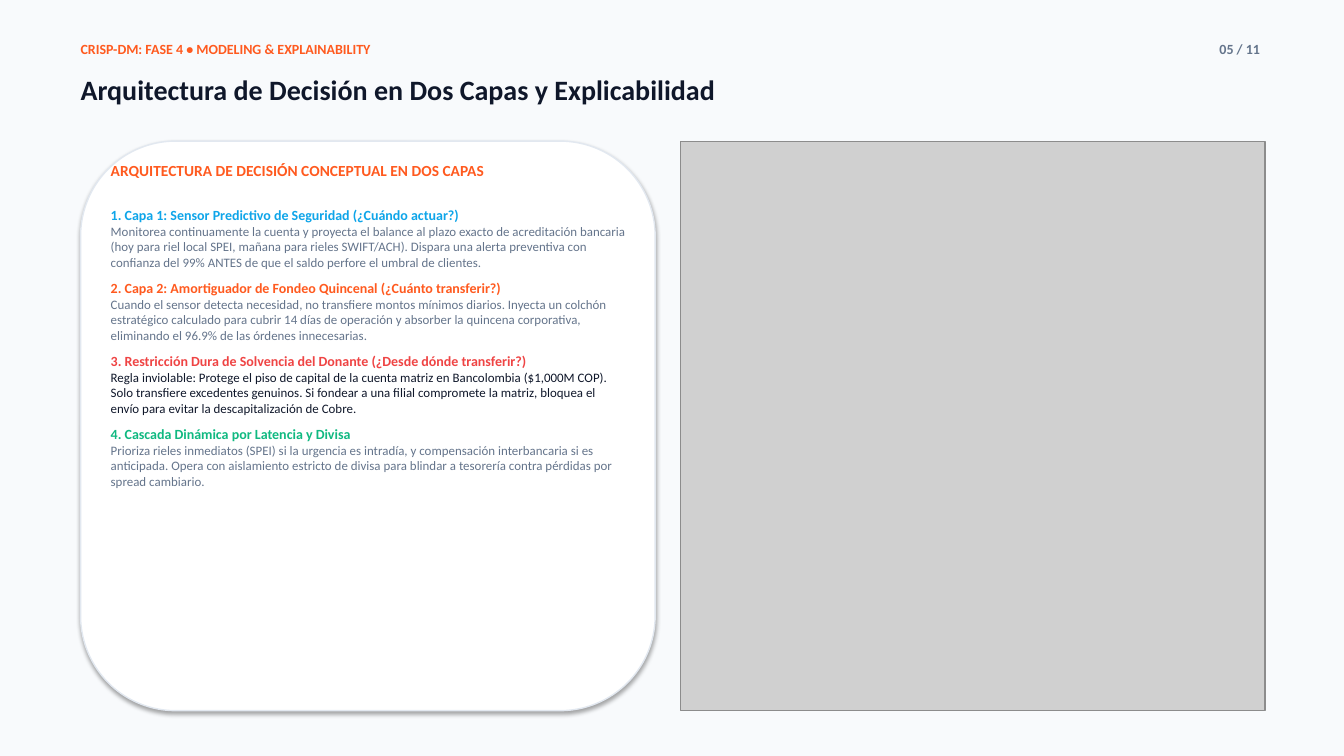
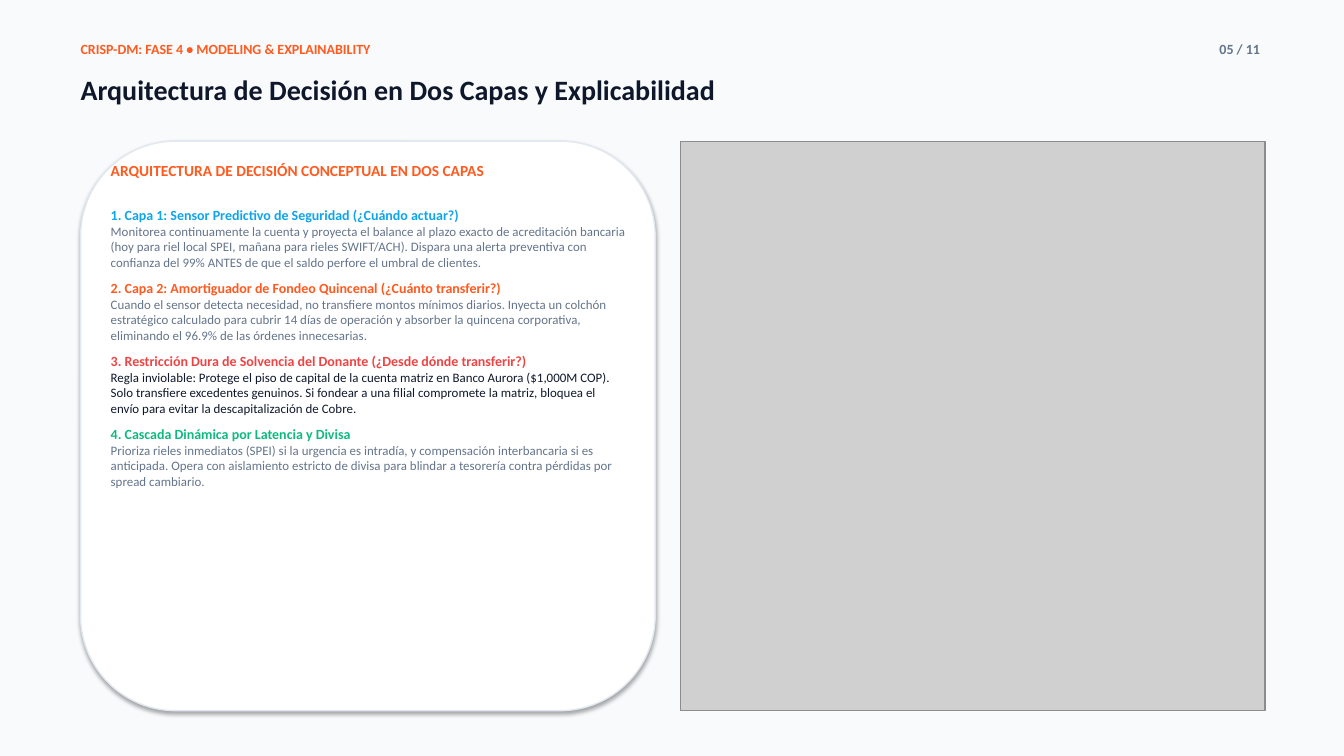
Before and after one commit to NicolasMndz/prueba-tecnica-cobre, a slide deck: slide 5 of presentacion_ejecutiva_tesoreria.pptx. Drawn at 1344x756 pixels with LibreOffice and Linux fonts; fonts in the diff are those of the drawing; grey boxes stand for pictures. Boxes give left, top, right and bottom in pixels: in the first picture for what was removed or moved away, otherwise in the second. Text is boxed around its words. In the diff, an @@ line names an element or a change of style, - is before the commit and + after.

```diff
--- a/presentacion_ejecutiva_tesoreria.pptx
+++ b/presentacion_ejecutiva_tesoreria.pptx
@@ text at bbox=[111, 372, 609, 415]: text changed @@
-Regla inviolable: Protege el piso de capital de la cuenta matriz en Bancolombia ($1,000M COP). Solo transfiere excedentes genuinos. Si fondear a una filial compromete la matriz, bloquea el envío para evitar la descapitalización de Cobre.
+Regla inviolable: Protege el piso de capital de la cuenta matriz en Banco Aurora ($1,000M COP). Solo transfiere excedentes genuinos. Si fondear a una filial compromete la matriz, bloquea el envío para evitar la descapitalización de Cobre.
```
Also in this commit, not shown: 6 other slides changed, 3 other files.
